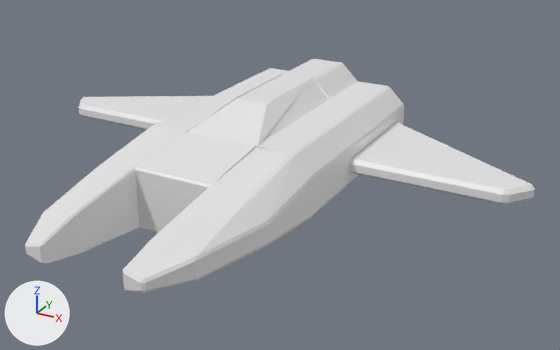
One commit to the Blender file Assets/Prefab/FoeShip.blend: the scene before it, then after it.
Both versions are drawn from a 50 mm lens placed at (9.69, -13.61, 7.7), pointed at (1.13, 1.95, -0.08). Arrows for +X, +Y and +Z are at lower left; the lights stay in place.

Names of what the first picture shows: 'ST-Foe', 'Wing'.
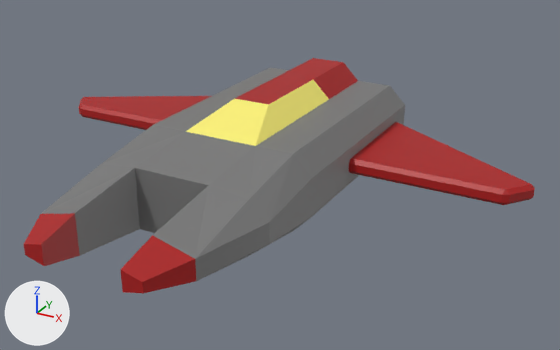
Commit message: Add Materials

What differs and where, as boxes (x1, y1, x2, y2) in the pictures (560 x 350 px):
'Wing', recoloured (white to red): (79, 96, 535, 205) in both
part 1 of me_body, recoloured (white to grey): (44, 68, 404, 279) in both
part 2 of me_body, recoloured (white to yellow): (188, 80, 329, 146) in both
part 3 of me_body, recoloured (white to red): (25, 59, 357, 291) in both

The change, as a list of edits to the scene's bpy script:
```text
Add mat_red:
    mat_red = principled_material('Red')
    mat_red.base_color = (0.42, 0.00628, 0.00628)  # red #ad1313
Add mat_material:
    mat_material = principled_material('Material')
    mat_material.base_color = (0.196, 0.196, 0.196)  # grey #7a7a7a
Add mat_window:
    mat_window = principled_material('Window')
    mat_window.base_color = (1.0, 0.904, 0.182)  # yellow #fff476
Change me_body:
    where me_body.from_pydata(...)  # 70 vertices, 74 faces; spans x -2.5..2.5, y -4.0..7.0, z -1.0..1.5
    used by ob_st_foe; location = (0.0, 0.0, 0.0)
    me_body part 1: 57 faces spanning x -2.5..2.5, y -3.0..7.0, z -1.0..1.5 switch from no material to mat_material (grey #7a7a7a)
    me_body part 2: 3 faces spanning x -1.0..1.0, y 1.0..5.0, z 1.0..1.5 switch from no material to mat_window (yellow #fff476)
    me_body part 3: 14 faces spanning x -2.0..2.0, y -4.0..7.0, z -0.5..1.5 switch from no material to mat_red (red #ad1212)
Change me_wing:
    where me_wing.from_pydata(...)  # 16 vertices, 12 faces; spans x -7.0..7.0, y 3.06..6.51, z -0.2..0.2
    add me_wing.materials.append(mat_red)  # red #ad1313
```
